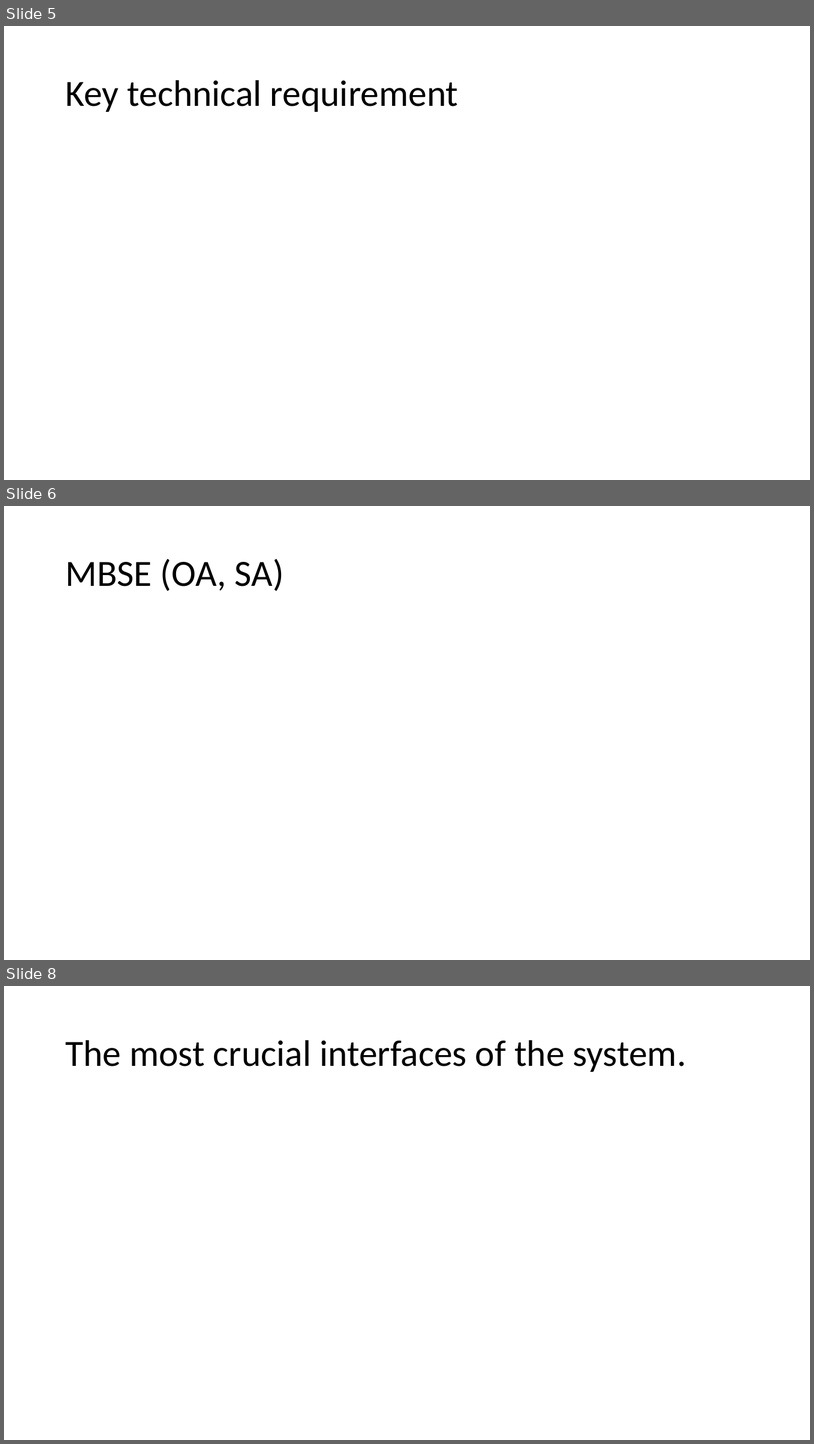
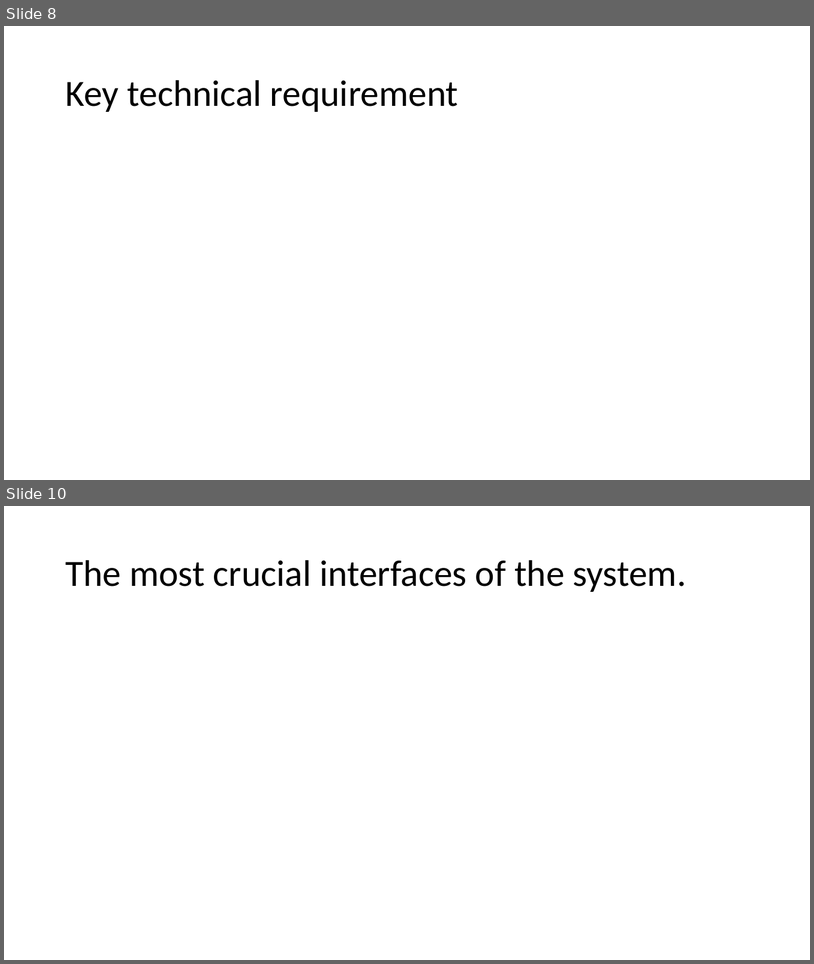
Before and after one commit to polonnikovasvetlana/SE_UAVArcticDelivery_Team5, a slide deck: PDR/PDR_pres.pptx. Shown one above the other, each under a label of ours: slides 5, 6 and 8 before the commit, slides 8 and 10 after it; the slides between them are not shown. The pictures are 814x1444 and 814x964 pixels, drawn with LibreOffice and Linux fonts; fonts in the diff are those of the drawing. Boxes give left, top, right and bottom in pixels: in the first picture for what was removed or moved away, otherwise in the second. Text is boxed around its words. In the diff, an @@ line names an element or a change of style, - is before the commit and + after.

```diff
--- a/PDR/PDR_pres.pptx
+++ b/PDR/PDR_pres.pptx
@@ slide 6 removed at (x1=4, y1=506, x2=810, y2=960), background #FFFFFF @@
@@ title removed at (x1=65, y1=559, x2=284, y2=591) @@
-MBSE (OA, SA)
@@ what was slide 5 is now slide 8 @@
@@ what was slide 8 is now slide 10 @@
```
Also in this commit, not shown: 2 slides changed, 4 slides added, 9 other files.
